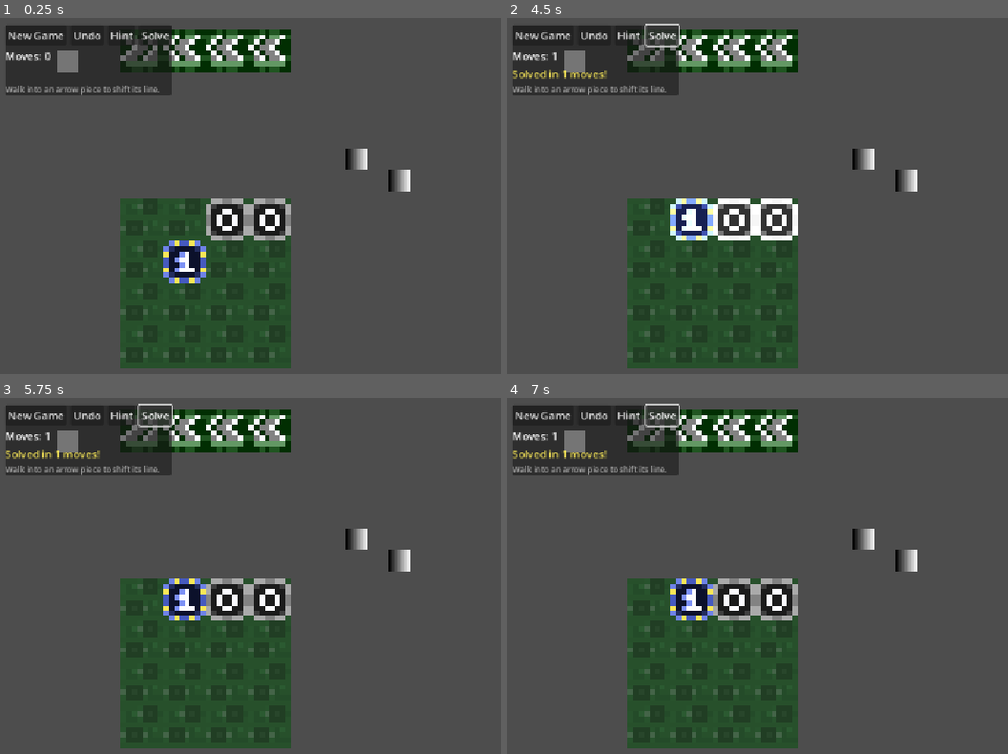
Above: before the commit, frames 1-4 (two rows, left to right).
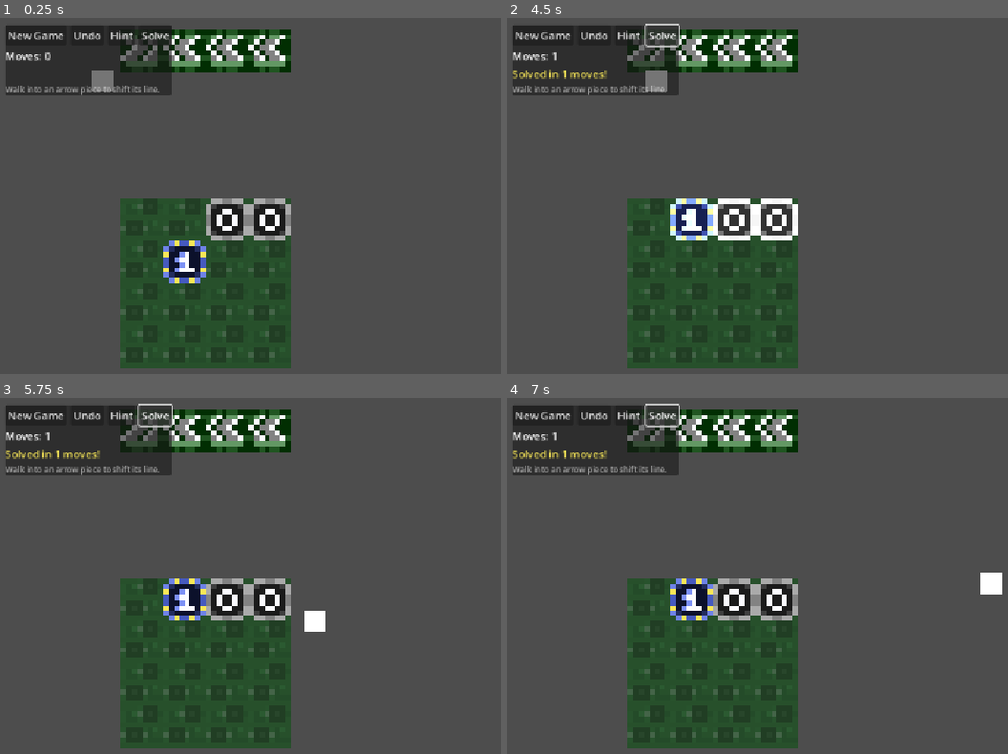
Above: after the commit, the same moments.

Repository: MukkiGames-Production/GithubGameJam2026
Game: Godot game, scene res://Matrix_Puzzle.tscn
Same seed, same stepped clock (60 frames per second), same inputs: the game is played once before the commit and once after it. This scene is started directly instead of the project's main scene.
Inputs:
- Up to frame 1 (0.25 s): no input
- Up to frame 2 (4.5 s): click "New Game" at 0.5 s; click "New Game" at 1.25 s; click "Undo" at 2 s; click "Hint" at 2.75 s; click "Solve" at 3.5 s; hold D (ui_right) from 4.28 s (still down)
- Up to frame 3 (5.75 s): release D (ui_right) at 5.03 s; hold S (ui_down) from 5.03 s (still down)
- Up to frame 4 (7 s): release S (ui_down) at 5.78 s; hold D (ui_right) 5.78-6.53 s; hold W (ui_up) from 6.53 s (still down)

The runs differ from the first frame. In frame 1, 0.9% of the frame differs, in the area x 11-82%, y 9-49%; in frame 2, 0.9%; in frame 3, 0.9%; in frame 4, 0.9%, in the area x 11-99%, y 9-56%.
Error before the commit: Parse Error: Identifier "ray" not declared in the current scope. (res://player.gd:42)

Commit message:
fix rn

Diff:
--- a/shifting-babaisyou-2/Matrix_Puzzle.tscn
+++ b/shifting-babaisyou-2/Matrix_Puzzle.tscn
@@ -4,7 +4,7 @@
 [ext_resource type="Texture2D" uid="uid://cfmg4aetsgomh" path="res://tileset_complet.png" id="2_fots2"]
 [ext_resource type="Texture2D" uid="uid://ns2ciaww07rl" path="res://gamejam2026spritesheet.png" id="3_slbmu"]
 [ext_resource type="Script" uid="uid://ddp0e0y716e7h" path="res://MatrixPuzzle.gd" id="4_mpz1"]
-[ext_resource type="PackedScene" uid="uid://cext41l5hxvtw" path="res://player_move_scene.tscn" id="5_plyr"]
+[ext_resource type="PackedScene" uid="uid://bi1r8yy4tsvq6" path="res://player.tscn" id="6_r750h"]
 [ext_resource type="Script" uid="uid://bi11kr8vlywaq" path="res://ShiftPiece.gd" id="6_shft"]
 
 [sub_resource type="TileSetAtlasSource" id="TileSetAtlasSource_slbmu"]
@@ -841,5 +841,5 @@
 position = Vector2(-0.5, -0.125)
 shape = SubResource("RectangleShape2D_shift")
 
-[node name="Player" parent="." unique_id=930000001 instance=ExtResource("5_plyr")]
+[node name="Player" parent="." unique_id=1575326642 instance=ExtResource("6_r750h")]
 position = Vector2(107, 66)
--- a/shifting-babaisyou-2/player.gd
+++ b/shifting-babaisyou-2/player.gd
@@ -1,44 +1,45 @@
-extends MovingEntity
+extends Node2D
+
+@export var tile_size: int = 64
+@export var move_speed: float = 6.0
 
 var inputs := {
-	&"ui_right": Vector2i.RIGHT,
-	&"ui_left":  Vector2i.LEFT,
-	&"ui_up":    Vector2i.UP,
-	&"ui_down":  Vector2i.DOWN,
+	&"ui_right": Vector2.RIGHT,
+	&"ui_left": Vector2.LEFT,
+	&"ui_up": Vector2.UP,
+	&"ui_down": Vector2.DOWN
 }
 
-var desired_dir: Vector2i = Vector2i.ZERO
+var moving := false
+var desired_dir: Vector2 = Vector2.ZERO   # The direction the player currently wants to go
+
+@onready var ray: RayCast2D = $RayCast2D
+
+func _ready() -> void:
+	position = position.snapped(Vector2.ONE * tile_size) + Vector2.ONE * (tile_size / 2.0)
+	ray.collide_with_areas = true
 
 func _unhandled_input(event: InputEvent) -> void:
+	# Update desired direction on press
 	for action in inputs:
 		if event.is_action_pressed(action):
 			desired_dir = inputs[action]
 			if not moving:
-				try_move(desired_dir)
+				try_move()
+			return   # Newest press wins
+	# Clear desired direction when the key is released (optional but feels cleaner)
+	for action in inputs:
+		if event.is_action_released(action) and inputs[action] == desired_dir:
+			desired_dir = Vector2.ZERO
 			return
 
-		if event.is_action_released(action) and inputs[action] == desired_dir:
-			desired_dir = Vector2i.ZERO
-			return
+func try_move() -> void:
+	if desired_dir == Vector2.ZERO or moving:
+		return
 
-func try_move(dir: Vector2i) -> bool:
-	var success := await super.try_move(dir)
+	ray.target_position = desired_dir * tile_size
+	ray.force_raycast_update()
 
-	# Keep moving while the key is held
-	if success and desired_dir != Vector2i.ZERO and not moving:
-		try_move(desired_dir)
-
-	return success
-
-func can_move_to(target: Vector2i, dir: Vector2i) -> bool:
-	var box = level.get_box_at(target)
-	if box:
-		# Try to push the box
-		return await box.try_move(dir)
-	return true
-
-func _on_move_finished() -> void:
-	level.check_win()
 	if ray.is_colliding():
 		_bump(ray.get_collider())
 		return
@@ -56,8 +57,8 @@
 	try_move()
 
 
-## Lets whatever we walked into react, e.g. the shift board shifting the row or
-## column we are pushing against.
+## Lets whatever we walked into react, e.g. a shift piece shifting its row or
+## column.
 func _bump(collider: Object) -> void:
 	var node := collider as Node
 	while node != null:
--- /dev/null
+++ b/shifting-babaisyou-2/player.tscn
@@ -0,0 +1,20 @@
+[gd_scene format=3 uid="uid://bi1r8yy4tsvq6"]
+
+[ext_resource type="Script" uid="uid://grsm16dyqtpg" path="res://player.gd" id="1_4flbx"]
+
+[sub_resource type="Gradient" id="Gradient_srx0k"]
+offsets = PackedFloat32Array(1)
+colors = PackedColorArray(1, 1, 1, 1)
+
+[sub_resource type="GradientTexture2D" id="GradientTexture2D_nslow"]
+gradient = SubResource("Gradient_srx0k")
+width = 32
+height = 32
+
+[node name="Player" type="Node2D" unique_id=1575326642]
+script = ExtResource("1_4flbx")
+
+[node name="Sprite2D" type="Sprite2D" parent="." unique_id=82945829]
+texture = SubResource("GradientTexture2D_nslow")
+
+[node name="RayCast2D" type="RayCast2D" parent="." unique_id=1549259257]
--- a/shifting-babaisyou-2/player_move_scene.tscn
+++ b/shifting-babaisyou-2/player_move_scene.tscn
@@ -1,17 +1,8 @@
 [gd_scene format=3 uid="uid://cext41l5hxvtw"]
 
-[ext_resource type="Script" uid="uid://grsm16dyqtpg" path="res://player.gd" id="1_pnmjv"]
 [ext_resource type="Script" uid="uid://bylro6yjaikwo" path="res://level.gd" id="1_srx0k"]
 [ext_resource type="PackedScene" uid="uid://dvunsvy35sb5b" path="res://Box.tscn" id="2_fvauv"]
-
-[sub_resource type="Gradient" id="Gradient_srx0k"]
-offsets = PackedFloat32Array(1)
-colors = PackedColorArray(1, 1, 1, 1)
-
-[sub_resource type="GradientTexture2D" id="GradientTexture2D_nslow"]
-gradient = SubResource("Gradient_srx0k")
-width = 32
-height = 32
+[ext_resource type="PackedScene" uid="uid://bi1r8yy4tsvq6" path="res://player.tscn" id="2_t44kd"]
 
 [sub_resource type="TileSet" id="TileSet_fvauv"]
 
@@ -28,11 +19,7 @@
 walls_layer = NodePath("Walls")
 goals_layer = NodePath("Hazards")
 
-[node name="CharacterBody2D" type="Node2D" parent="Level" unique_id=1727701370]
-script = ExtResource("1_pnmjv")
-
-[node name="Sprite2D" type="Sprite2D" parent="Level/CharacterBody2D" unique_id=1442057269]
-texture = SubResource("GradientTexture2D_nslow")
+[node name="Player" parent="Level" unique_id=1575326642 instance=ExtResource("2_t44kd")]
 
 [node name="Floor" type="TileMapLayer" parent="Level" unique_id=1678928662]
 scale = Vector2(2, 2)
--- a/shifting-babaisyou-2/tests/test_matrix_board.gd
+++ b/shifting-babaisyou-2/tests/test_matrix_board.gd
@@ -74,7 +74,7 @@
 	_check(player != null, "player scene is instanced")
 	if player == null:
 		return
-	var body := player.get_node_or_null("CharacterBody2D")
+	var body := player.get_node_or_null("Level/CharacterBody2D")
 	_check(body != null, "player has its CharacterBody2D")
 	if body == null:
 		return
